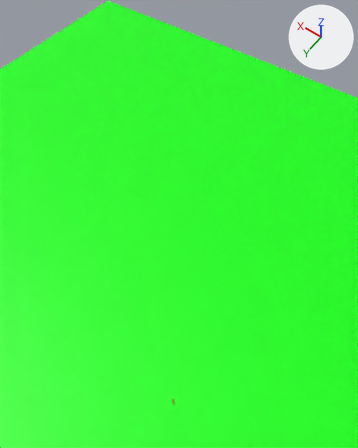
One commit to the Blender file openrocket/rocket.blend: the scene before it, then after it.
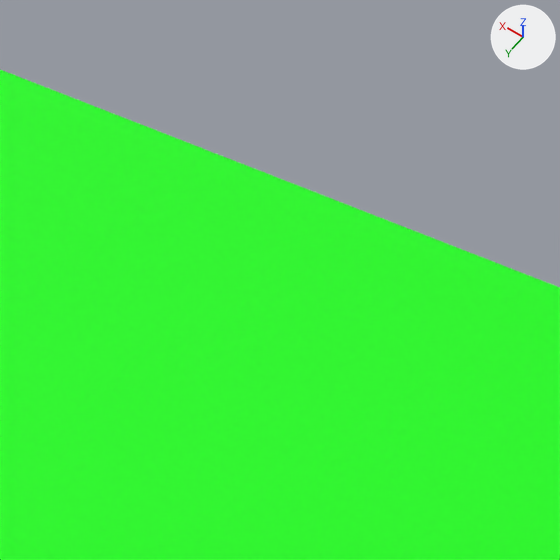
The first picture shows the older version from a 50 mm camera at (-15.0, 19.7, 94.7) aimed at (3.0, -5.5, 55.0). The close-ups show both versions on the part from 37% to 58% of the width and 0% to 17% of the height of that picture. The axes (+X, +Y, +Z) are drawn at upper right. The lights are the same throughout.

The scene before the commit, as lines of its bpy script (objects in view):
```python
me_cube = bpy.data.meshes.new('Cube')
me_cube.from_pydata(...)  # 3747 vertices, 5901 faces; spans x -1.26..1.26, y -1.27..1.25, z -12.26..0.05
me_cube.materials.append(mat_material)  # red #e71100
me_plane = bpy.data.meshes.new('Plane')
me_plane.from_pydata([(-1.0, -1.0, 0.0), (1.0, -1.0, 0.0), (-1.0, 1.0, 0.0), (1.0, 1.0, 0.0)], [], [(0, 1, 3, 2)])
me_plane.materials.append(mat_material_001)  # green #00ff00
ob_plane = bpy.data.objects.new('Plane', me_plane)
ob_plane.location = (0.0, 0.0, 0.0)
ob_plane.scale = (111.0, 111.0, 111.0)
ob_rocket = bpy.data.objects.new('Rocket', me_cube)
ob_rocket.location = (0.1, 0.0, 20.85)
ob_rocket.rotation_euler = (0.0, 0.0939, 0.0)  # degrees (0, 5.4, 0)
ob_rocket.scale = (0.0793, 0.0793, 0.162)
```
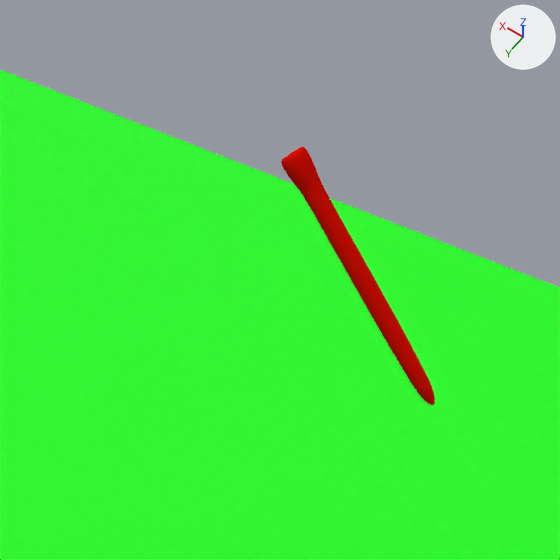
What differs and where, as boxes (x1, y1, x2, y2) in the close-ups (560 x 560 px):
'Rocket', moved, turned (not visible before)
    after: (281, 147, 435, 405)

Diff of the bpy script that builds the scene:
```diff
--- a/openrocket/rocket.blend.py
+++ b/openrocket/rocket.blend.py
@@ ob_rocket @@
 ob_rocket = bpy.data.objects.new('Rocket', me_cube)
-ob_rocket.location = (0.1, 0.0, 20.85)
-ob_rocket.rotation_euler = (0.0, 0.0939, 0.0)  # degrees (0, 5.4, 0)
+ob_rocket.location = (-0.44, 0.0, 80.64)
+ob_rocket.rotation_euler = (0.0, 0.683, 0.0)  # degrees (0, 39, 0)
 ob_rocket.scale = (0.0793, 0.0793, 0.162)
```
